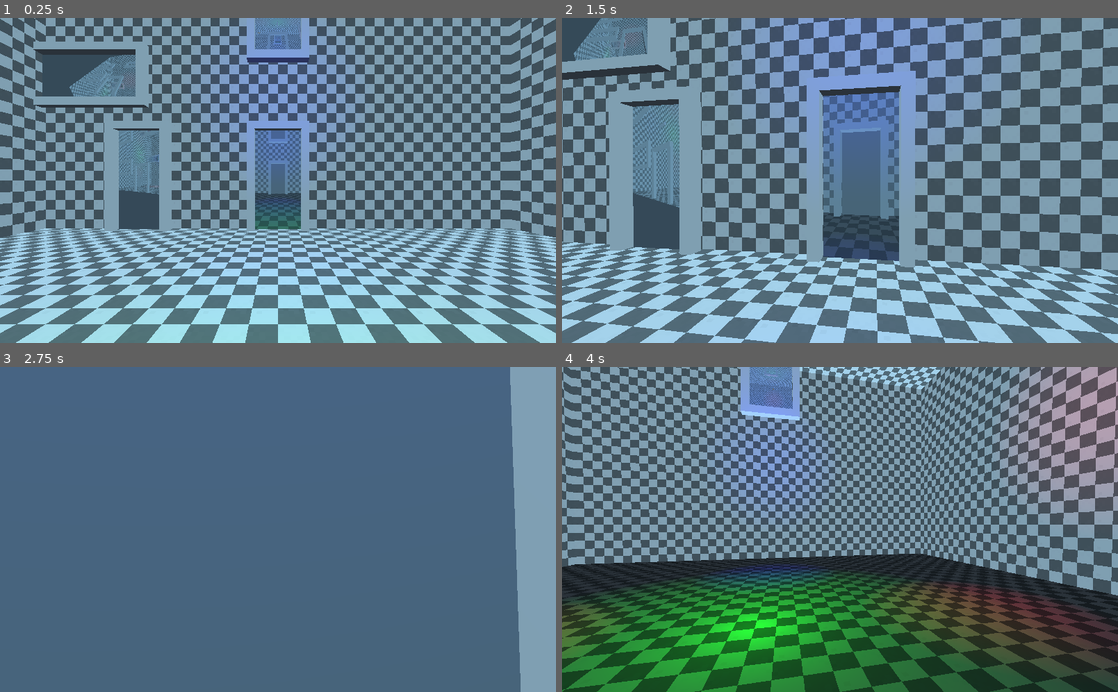
Above: before the commit, frames 1-4 (two rows, left to right).
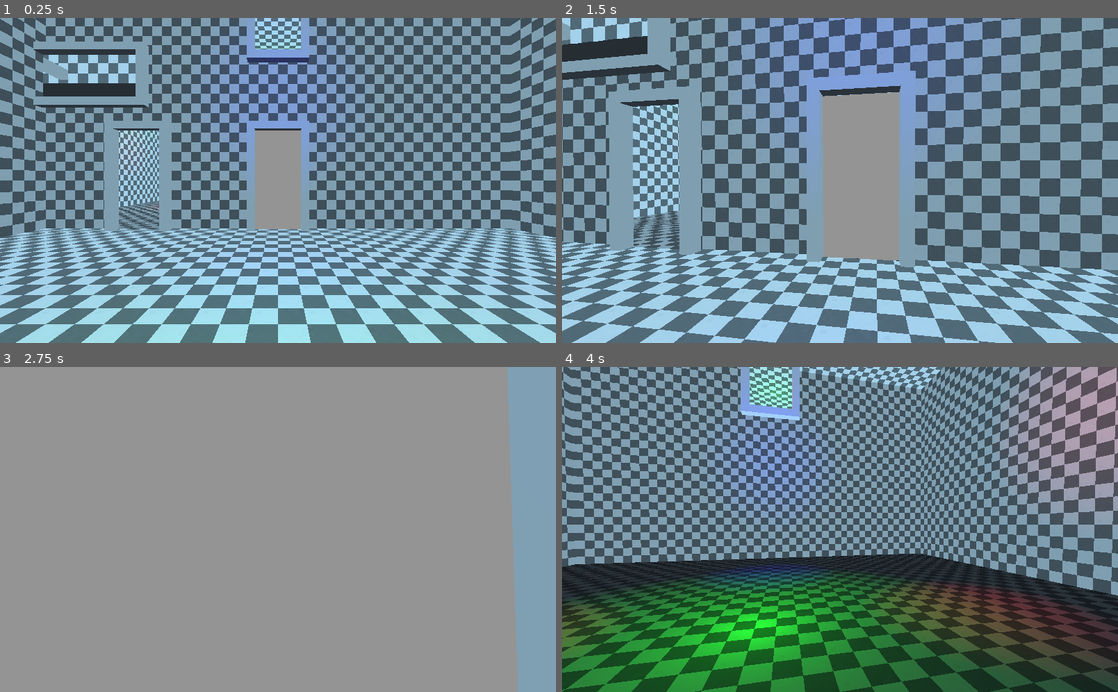
Above: after the commit, the same moments.

Repository: Krazy-J/door-in-the-wall
Game: Godot game, scene res://Main.tscn
Same seed, same stepped clock (60 frames per second), same inputs: the game is played once before the commit and once after it.
Inputs (mouse positions are in pixels of both pictures, inside the frame that each line leads up to):
- Up to frame 1 (0.25 s): no input
- Up to frame 2 (1.5 s): tap Enter at 0.5 s; move the mouse to (867, 180) at 0.52 s; press the mouse at (867, 180) at 0.53 s; hold W (move_forward) from 0.53 s (still down); tap Space (jump) at 0.77 s; move the mouse to (812, 180) at 1.27 s; release the mouse at (812, 180) at 1.28 s; click (812, 180) at 1.35 s
- Up to frame 3 (2.75 s): keep holding W (move_forward); tap Space (jump) at 1.52 s; move the mouse to (289, 523) at 2.02 s; press the mouse at (289, 523) at 2.03 s
- Up to frame 4 (4 s): keep holding W (move_forward); move the mouse to (834, 536) at 2.77 s; release the mouse at (834, 536) at 2.78 s; click (834, 536) at 2.85 s; tap Space (jump) at 3.02, 3.77 s; move the mouse to (878, 532) at 3.52 s; press the mouse at (878, 532) at 3.53 s

The runs differ from the first frame. In frame 1, 6.9% of the frame differs, in the area x 7-55%, y 0-65%; in frame 2, 12%; in frame 3, 93%, in the area x 0-94%, y 0-100%; in frame 4, 0.9%.

Commit message:
Amazing door

Diff:
--- a/objects/Door.tscn
+++ b/objects/Door.tscn
@@ -1,25 +1,40 @@
-[gd_scene load_steps=10 format=2]
+[gd_scene load_steps=11 format=2]
 
 [ext_resource path="res://models/DoorFrame.obj" type="ArrayMesh" id=1]
 [ext_resource path="res://objects/DoorEnter.gd" type="Script" id=2]
 [ext_resource path="res://objects/DoorViewport.gd" type="Script" id=3]
 [ext_resource path="res://models/DoorFrameBack.obj" type="ArrayMesh" id=4]
 
-[sub_resource type="ViewportTexture" id=1]
+[sub_resource type="Shader" id=9]
+resource_local_to_scene = true
+code = "shader_type spatial;
+
+uniform sampler2D viewport;
+render_mode unshaded;
+
+void vertex() {
+}
+
+void fragment() {
+	vec3 color = vec3(texture(viewport, SCREEN_UV).x, texture(viewport, SCREEN_UV).y, texture(viewport, SCREEN_UV).z);
+    ALBEDO = color;
+}"
+
+[sub_resource type="ViewportTexture" id=10]
 viewport_path = NodePath("Viewport")
 
-[sub_resource type="SpatialMaterial" id=2]
+[sub_resource type="ShaderMaterial" id=5]
 resource_local_to_scene = true
-params_specular_mode = 4
-albedo_texture = SubResource( 1 )
+shader = SubResource( 9 )
+shader_param/viewport = SubResource( 10 )
 
-[sub_resource type="BoxShape" id=3]
+[sub_resource type="BoxShape" id=6]
 extents = Vector3( 0.3, 3.5, 0.25 )
 
-[sub_resource type="BoxShape" id=4]
+[sub_resource type="BoxShape" id=7]
 extents = Vector3( 0.3, 0.25, 2 )
 
-[sub_resource type="BoxShape" id=5]
+[sub_resource type="BoxShape" id=8]
 extents = Vector3( 0, 3.25, 1.5 )
 
 [node name="Door" type="MeshInstance"]
@@ -28,8 +43,10 @@
 script = ExtResource( 2 )
 
 [node name="Viewport" type="Viewport" parent="."]
-size = Vector2( 473, 1024 )
+size = Vector2( 1024, 512 )
 handle_input_locally = false
+hdr = false
+keep_3d_linear = true
 render_target_update_mode = 3
 gui_disable_input = true
 script = ExtResource( 3 )
@@ -41,36 +58,34 @@
 color = Color( 0.227451, 0.537255, 0.223529, 1 )
 
 [node name="Spatial" type="Spatial" parent="Viewport"]
-transform = Transform( -4.37114e-08, 0, 1, 0, 1, 0, -1, 0, -4.37114e-08, 0.2, 3.5, 0 )
+transform = Transform( -4.37114e-008, 0, 1, 0, 1, 0, -1, 0, -4.37114e-008, 0.2, 3.5, 0 )
 
 [node name="Camera" type="Camera" parent="Viewport/Spatial"]
 current = true
 
 [node name="DoorFrameBack" type="MeshInstance" parent="."]
-transform = Transform( 1, 0, 0, 0, 1, 0, 0, 0, 1, -0.010685, 4.76837e-07, 0.0081768 )
-material_override = SubResource( 2 )
+material_override = SubResource( 5 )
 mesh = ExtResource( 4 )
 material/0 = null
 
 [node name="StaticBody" type="StaticBody" parent="."]
-editor/display_folded = true
 transform = Transform( 1, 0, 0, 0, 1, 0, 0, 0, 1, 0, 3.5, 0 )
 
 [node name="FrameSide" type="CollisionShape" parent="StaticBody"]
 transform = Transform( 1, 0, 0, 0, 1, 0, 0, 0, 1, 0, 0, -1.75 )
-shape = SubResource( 3 )
+shape = SubResource( 6 )
 
 [node name="FrameSide2" type="CollisionShape" parent="StaticBody"]
 transform = Transform( 1, 0, 0, 0, 1, 0, 0, 0, 1, 0, 0, 1.75 )
-shape = SubResource( 3 )
+shape = SubResource( 6 )
 
 [node name="FrameTop" type="CollisionShape" parent="StaticBody"]
 transform = Transform( 1, 0, 0, 0, 1, 0, 0, 0, 1, 0, 3.25, 0 )
-shape = SubResource( 4 )
+shape = SubResource( 7 )
 
 [node name="DoorEnter" type="Area" parent="."]
 transform = Transform( 1, 0, 0, 0, 1, 0, 0, 0, 1, 0.6, 3.25, 0 )
 
 [node name="CollisionShape" type="CollisionShape" parent="DoorEnter"]
-shape = SubResource( 5 )
+shape = SubResource( 8 )
 [connection signal="body_entered" from="DoorEnter" to="." method="_on_DoorEnter_body_entered"]
--- a/objects/DoorViewport.gd
+++ b/objects/DoorViewport.gd
@@ -1,19 +1,21 @@
 extends Viewport
 
 onready var camera = $Spatial/Camera
+
+const mipmap_level = 0;
 
 func _ready():
 	print(get_parent().exitDoorID)
 	$Spatial/Camera.make_current()
 
 func place_camera(exitDoor):
-	$Spatial.translation = get_node("/root/Main/Player").translation
+	size = (get_node("/root") as Viewport).size / pow(2, mipmap_level)
+	#$Spatial.translation = get_node("/root/Main/Player").translation
+	$Spatial.global_transform = (get_node("/root/Main/Player/PivotY/PivotX/Camera") as Spatial).global_transform
 	$Spatial.translation -= get_parent().translation
 	$Spatial.transform = $Spatial.transform.rotated(Vector3(1, 0, 0), (-get_parent().rotation_degrees.x) / 180 * PI)
 	$Spatial.transform = $Spatial.transform.rotated(Vector3(0, 1, 0), (-get_parent().rotation_degrees.y) / 180 * PI)
 	$Spatial.transform = $Spatial.transform.rotated(Vector3(0, 0, 1), (-get_parent().rotation_degrees.z) / 180 * PI)
-	$Spatial.translation += Vector3(0, 1, 0)
-	$Spatial.transform = $Spatial.transform.looking_at(Vector3(0, 3, 0), Vector3(0, 1, 0))
 	$Spatial.transform = $Spatial.transform.rotated(Vector3(1, 0, 0), (exitDoor.rotation_degrees.x) / 180 * PI)
 	$Spatial.transform = $Spatial.transform.rotated(Vector3(0, 1, 0), (exitDoor.rotation_degrees.y) / 180 * PI)
 	$Spatial.transform = $Spatial.transform.rotated(Vector3(0, 0, 1), (exitDoor.rotation_degrees.z) / 180 * PI)
